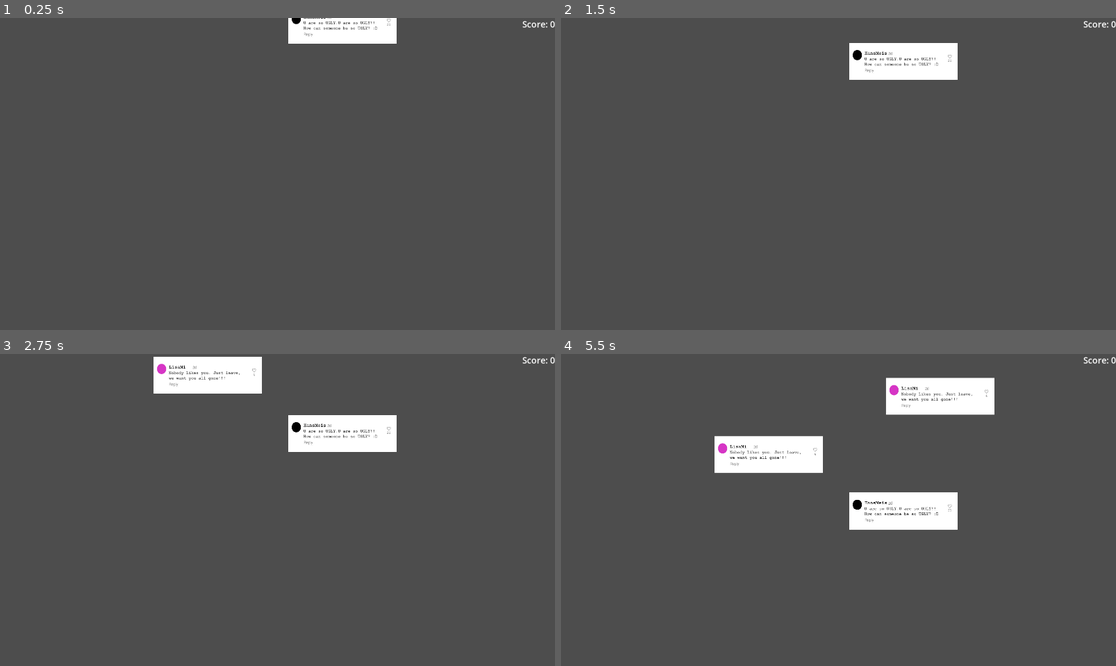
Above: before the commit, frames 1-4 (two rows, left to right).
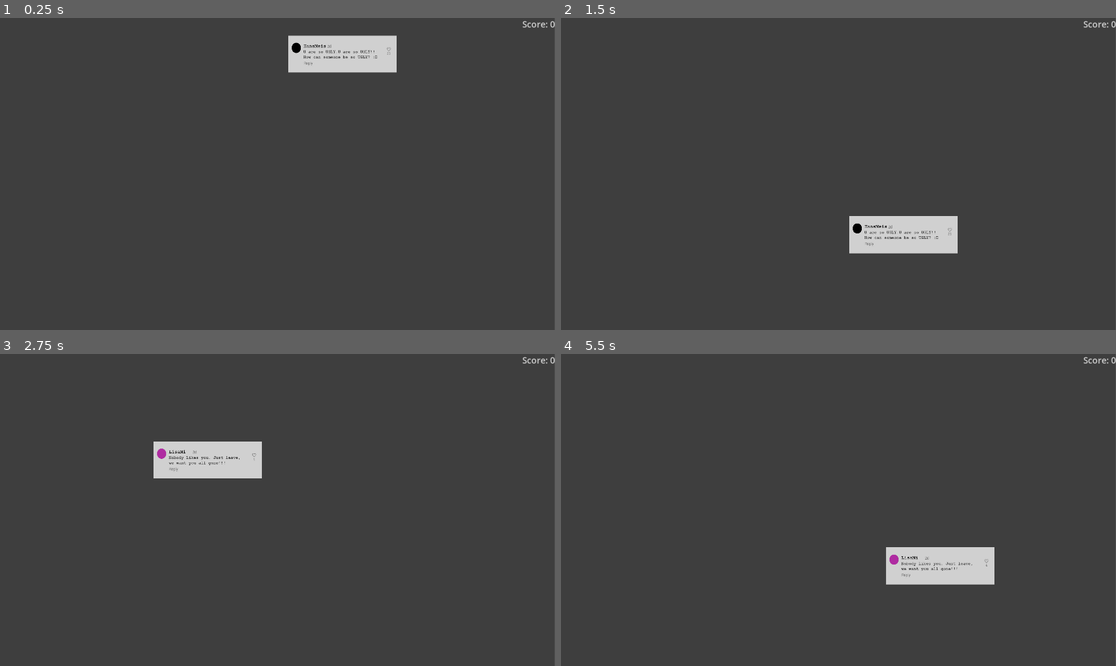
Above: after the commit, the same moments.

Repository: Gultendier/CBG
Game: Godot game, scene res://Main_Scene.tscn
Two runs of this game, one before a commit and one after it. Both use one fixed random seed, a clock stepped at 60 frames per second and the inputs below.
Inputs (mouse positions are in pixels of both pictures, inside the frame that each line leads up to):
- Up to frame 1 (0.25 s): no input
- Up to frame 2 (1.5 s): move the mouse to (960, 158) at 0.52 s; click (960, 158) at 0.67 s; move the mouse to (727, 189) at 1.27 s; click (727, 189) at 1.42 s
- Up to frame 3 (2.75 s): move the mouse to (333, 441) at 2.02 s; click (333, 441) at 2.17 s
- Up to frame 4 (5.5 s): move the mouse to (810, 572) at 2.77 s; click (810, 572) at 2.92 s; move the mouse to (1005, 556) at 3.52 s; click (1005, 556) at 3.67 s; move the mouse to (672, 463) at 4.27 s; click (672, 463) at 4.42 s; move the mouse to (866, 510) at 5.02 s; click (866, 510) at 5.17 s

The runs differ from the first frame. In frame 1, 3.4% of the frame differs, in the area x 51-100%, y 0-18%; in frame 2, 4.7%; in frame 3, 6.9%; in frame 4, 9.4%, in the area x 27-100%, y 0-74%.

Commit message:
added background and a tint

Diff:
--- a/Main_Scene.tscn
+++ b/Main_Scene.tscn
@@ -1,6 +1,7 @@
-[gd_scene load_steps=2 format=3 uid="uid://ddhp5vwym302n"]
+[gd_scene load_steps=3 format=3 uid="uid://ddhp5vwym302n"]
 
 [ext_resource type="Script" path="res://main_scene.gd" id="1_c1omg"]
+[ext_resource type="Texture2D" uid="uid://diro827vt3hr4" path="res://image/Soft White Sprite.png" id="2_nkv85"]
 
 [node name="Node2D" type="Node2D"]
 script = ExtResource("1_c1omg")
@@ -20,3 +21,13 @@
 size_flags_horizontal = 8
 size_flags_vertical = 1
 theme_override_font_sizes/font_size = 30
+
+[node name="BackgroundTint" type="CanvasLayer" parent="."]
+
+[node name="TextureRect" type="TextureRect" parent="BackgroundTint"]
+offset_right = 1918.0
+offset_bottom = 1081.0
+texture = ExtResource("2_nkv85")
+
+[node name="CanvasModulate" type="CanvasModulate" parent="BackgroundTint/TextureRect"]
+color = Color(0, 0, 0, 0.184314)
--- a/falling_objects/falling_object.gd
+++ b/falling_objects/falling_object.gd
@@ -2,13 +2,12 @@
 class_name FallingObject
 
 # Variables to handle the speed and state
-var falling_speed: float = 100.0  # Initial falling speed
+var falling_speed: float = 500.0  # Initial falling speed +100
 var is_grabbed: bool = false
 var fall_direction: Vector2 = Vector2(0, 1)  # Falling down
 var grab_offset: Vector2 = Vector2.ZERO  # Offset between object position and mouse when grabbed
 @export var texture_id: String = ""  # Exported variable for the texture ID
 var score_value = 2
-
 
 func _ready() -> void:
 	add_to_group("falling_objects")
